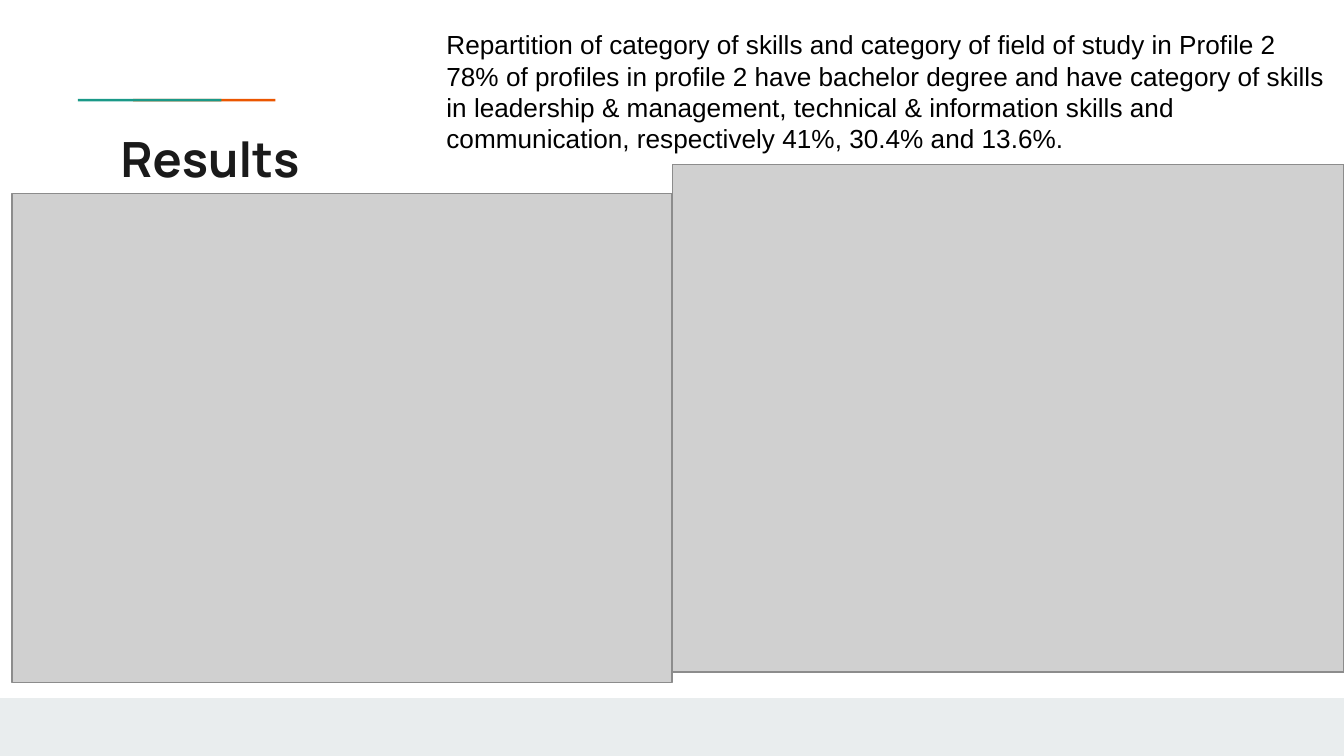
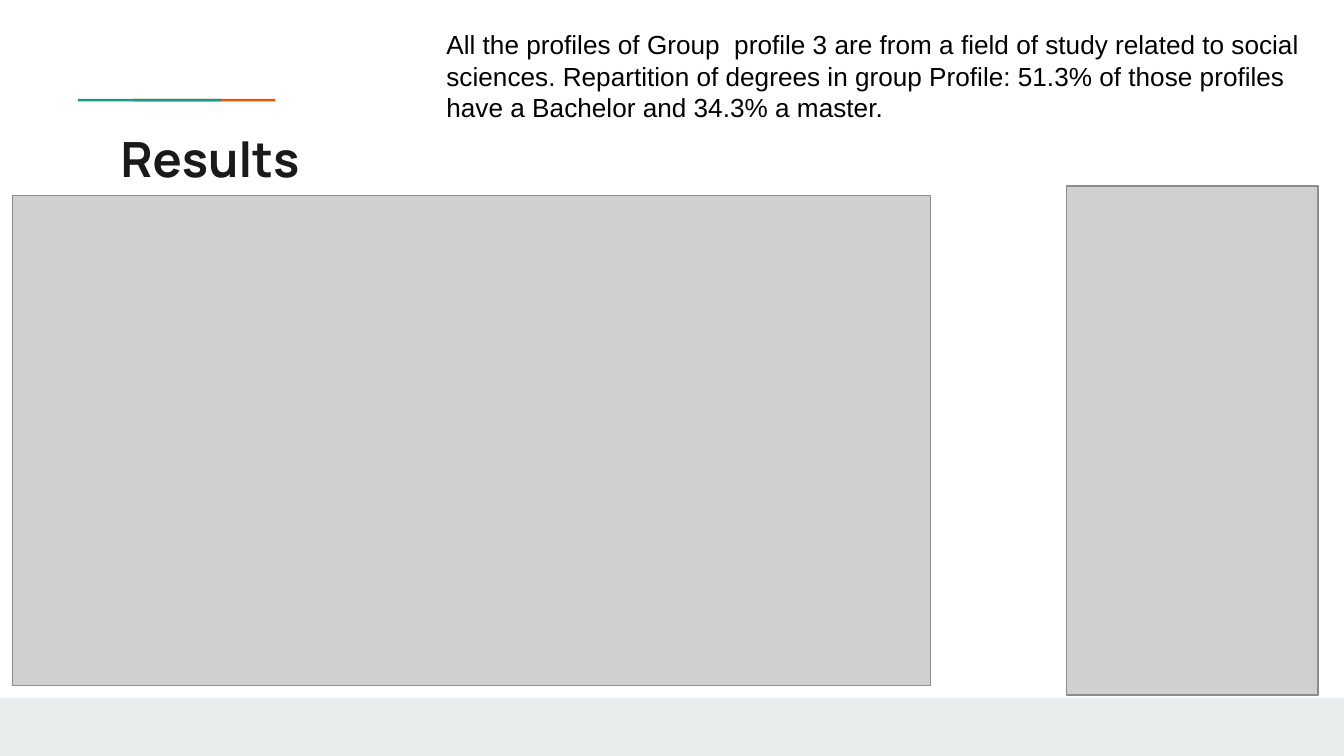
Before and after one commit to B1o0b1/Ayiti_analytics_capstone_project, a slide deck: slide 15 of Capstone_Project_Jean_Franco_Chosson.pptx (slide 14 before the commit). Drawn at 1344x756 pixels with LibreOffice and Linux fonts; fonts in the diff are those of the drawing; grey boxes stand for pictures; background and template pictures are left out. Boxes give left, top, right and bottom in pixels: in the first picture for what was removed or moved away, otherwise in the second. Text is boxed around its words. In the diff, an @@ line names an element or a change of style, - is before the commit and + after.

```diff
--- a/Capstone_Project_Jean_Franco_Chosson.pptx
+++ b/Capstone_Project_Jean_Franco_Chosson.pptx
@@ text at <box>446,35,1298,118</box>: text changed @@
-Repartition of category of skills and category of field of study in Profile 2
-78% of profiles in profile 2 have bachelor degree and have category of skills in leadership & management, technical & information skills and communication, respectively 41%, 30.4% and 13.6%.
+All the profiles of Group profile 3 are from a field of study related to social sciences. Repartition of degrees in group Profile: 51.3% of those profiles have a Bachelor and 34.3% a master.
@@ picture removed at <box>672,164,1344,672</box> @@
@@ picture: place and size @@
-picture at <box>12,194,672,683</box>
+picture at <box>12,196,930,685</box>
@@ picture added at <box>1066,185,1317,695</box> @@
```
Also in this commit, not shown: 9 other slides changed, 14 slides added, 9 slides removed, 1 other file.
